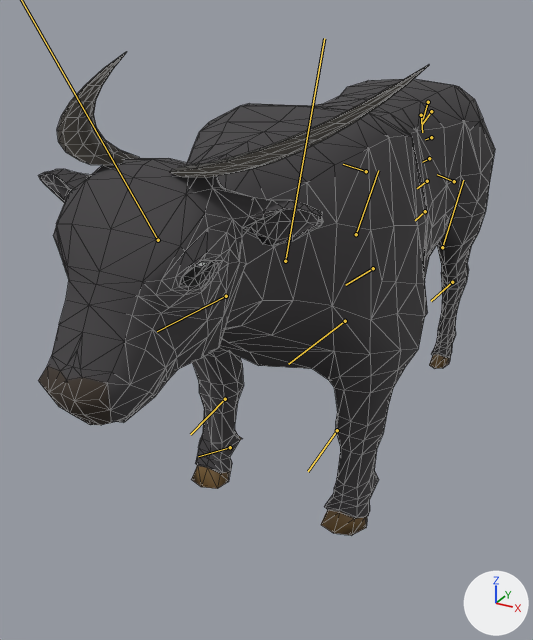
Before and after pictures for a commit that changed the glTF model priv/models/water_buffalo.far.glb.
Both versions are drawn from a camera (50 mm lens) standing at (0.98, -2.15, 1.59) and looking at (-0.13, -0.13, 0.58). The axes (+X, +Y, +Z) are drawn at lower right. The lights are the same throughout. The first picture is the older version. The bones that change, and the others that lie on the model, are drawn over the model as lines. Mesh edges are drawn as thin lines.

In view in the first picture: 'buffalo_mesh'.
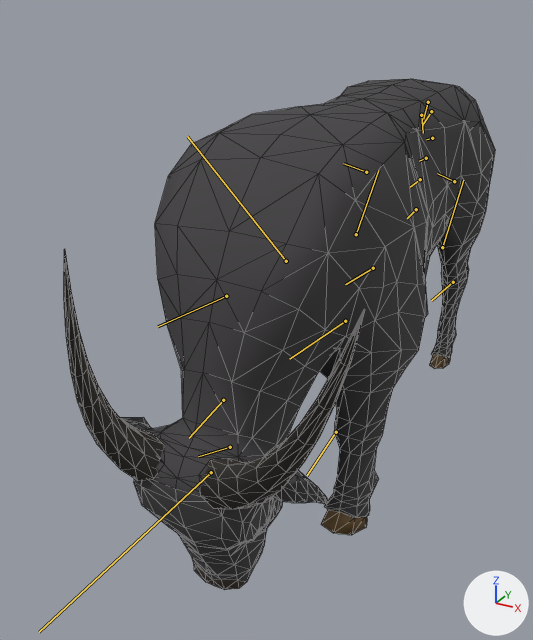
The newer file adds an action. The first version stands in its rest pose; the second is drawn at frame 93 of the action 'eat'.

Location of each change, [x1, y1, x2, y2] in pixels of the pictures (533 x 640 px):
'buffalo_mesh', posed: before [38, 52, 495, 535]; after [64, 79, 495, 590]
bone 'neck_01', root to tip: before (285, 261) to (324, 38); after (286, 261) to (187, 136)
bone 'front_upper_l', root to tip: before (345, 321) to (288, 364); after (345, 321) to (289, 359)
bone 'front_lower_l', root to tip: before (337, 430) to (308, 471); after (336, 432) to (307, 475)
bone 'front_upper_r', root to tip: before (226, 296) to (157, 331); after (226, 296) to (158, 326)
bone 'front_lower_r', root to tip: before (225, 399) to (190, 434); after (223, 400) to (189, 438)
bone 'tail_04', root to tip: before (431, 137) to (425, 139); after (432, 138) to (426, 139)
bone 'tail_05', root to tip: before (429, 158) to (422, 162); after (426, 158) to (419, 161)
bone 'tail_06', root to tip: before (427, 181) to (417, 188); after (420, 179) to (410, 187)
bone 'tail_07', root to tip: before (425, 211) to (415, 220); after (416, 209) to (407, 218)

What changed in the scene script:
```text
Change bone_neck_01:
    where bone_neck_01 = bpy.data.objects['buffalo.001'].pose.bones['neck_01']  # child of 'spine_01'
    bone_neck_01.rotation_quaternion: (1.0, 0.0, 0.0, 0.0) -> (0.825, 0.565, 0.0, 0.0)  # degrees (0, 0, 0) -> degrees (69, 0, 0)
Change bone_head:
    where bone_head = bpy.data.objects['buffalo.001'].pose.bones['head']  # child of 'neck_01'
    bone_head.rotation_quaternion: (1.0, 0.0, 0.0, 0.0) -> (0.994, -0.112, 0.0, 0.0)  # degrees (0, 0, 0) -> degrees (-13, 0, 0)
Change bone_front_upper_l:
    where bone_front_upper_l = bpy.data.objects['buffalo.001'].pose.bones['front_upper_l']  # child of 'spine_01'
    bone_front_upper_l.rotation_quaternion: (1.0, 0.0, 0.0, 0.0) -> (1.0, -0.018, 0.0, 0.0)  # degrees (0, 0, 0) -> degrees (-2, 0, 0)
Change bone_front_lower_l:
    where bone_front_lower_l = bpy.data.objects['buffalo.001'].pose.bones['front_lower_l']  # child of 'front_upper_l'
    bone_front_lower_l.rotation_quaternion: (1.0, 0.0, 0.0, 0.0) -> (0.999, 0.038, 0.0, 0.0)  # degrees (0, 0, 0) -> degrees (4, 0, 0)
Change bone_front_upper_r:
    where bone_front_upper_r = bpy.data.objects['buffalo.001'].pose.bones['front_upper_r']  # child of 'spine_01'
    bone_front_upper_r.rotation_quaternion: (1.0, 0.0, 0.0, 0.0) -> (1.0, -0.018, 0.0, 0.0)  # degrees (0, 0, 0) -> degrees (-2, 0, 0)
Change bone_front_lower_r:
    where bone_front_lower_r = bpy.data.objects['buffalo.001'].pose.bones['front_lower_r']  # child of 'front_upper_r'
    bone_front_lower_r.rotation_quaternion: (1.0, 0.0, 0.0, 0.0) -> (0.999, 0.038, 0.0, 0.0)  # degrees (0, 0, 0) -> degrees (4, 0, 0)
Change bone_tail_04:
    where bone_tail_04 = bpy.data.objects['buffalo.001'].pose.bones['tail_04']  # child of 'tail_03'
    bone_tail_04.rotation_quaternion: (1.0, 0.0, 0.0, 0.0) -> (0.993, 0.0, -0.115, -0.008)  # degrees (0, 0, 0) -> degrees (0, -13, -1)
Change bone_tail_05:
    where bone_tail_05 = bpy.data.objects['buffalo.001'].pose.bones['tail_05']  # child of 'tail_04'
    bone_tail_05.rotation_quaternion: (1.0, 0.0, 0.0, 0.0) -> (1.0, 0.0, 0.027, 0.001)  # degrees (0, 0, 0) -> degrees (0, 3, 0)
Change bone_tail_06:
    where bone_tail_06 = bpy.data.objects['buffalo.001'].pose.bones['tail_06']  # child of 'tail_05'
    bone_tail_06.rotation_quaternion: (1.0, 0.0, 0.0, 0.0) -> (0.999, 0.0, 0.052, -0.005)  # degrees (0, 0, 0) -> degrees (0, 6, -1)
Change bone_tail_07:
    where bone_tail_07 = bpy.data.objects['buffalo.001'].pose.bones['tail_07']  # child of 'tail_06'
    bone_tail_07.rotation_quaternion: (1.0, 0.0, 0.0, 0.0) -> (0.999, 0.0, 0.036, -0.02)  # degrees (0, 0, 0) -> degrees (0, 4, -2)
```
